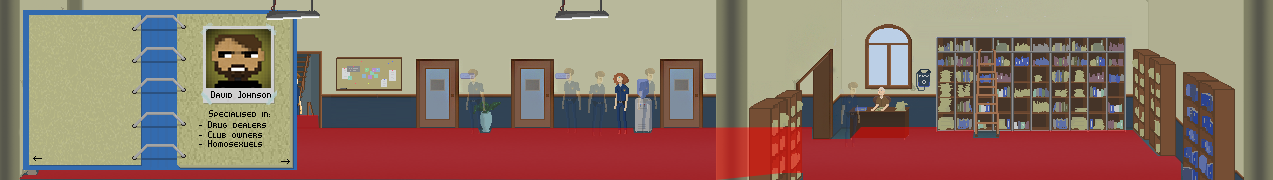
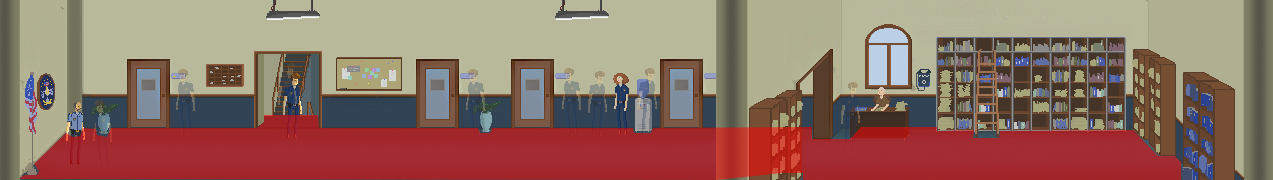
Layered file, before and after one edit (w=1273, h=180). Changes by layer:
hid group "TEMPLATE" (1st of 2, in "file() tag(file)") (17 layers) over [left=23, top=10, right=297, bottom=170]
renamed "- Homosexuels" to "- Art Thieves", painted on it over [left=199, top=140, right=262, bottom=147]
renamed "- Club owners" to "- Club Scene", painted on it over [left=199, top=131, right=262, bottom=138]
